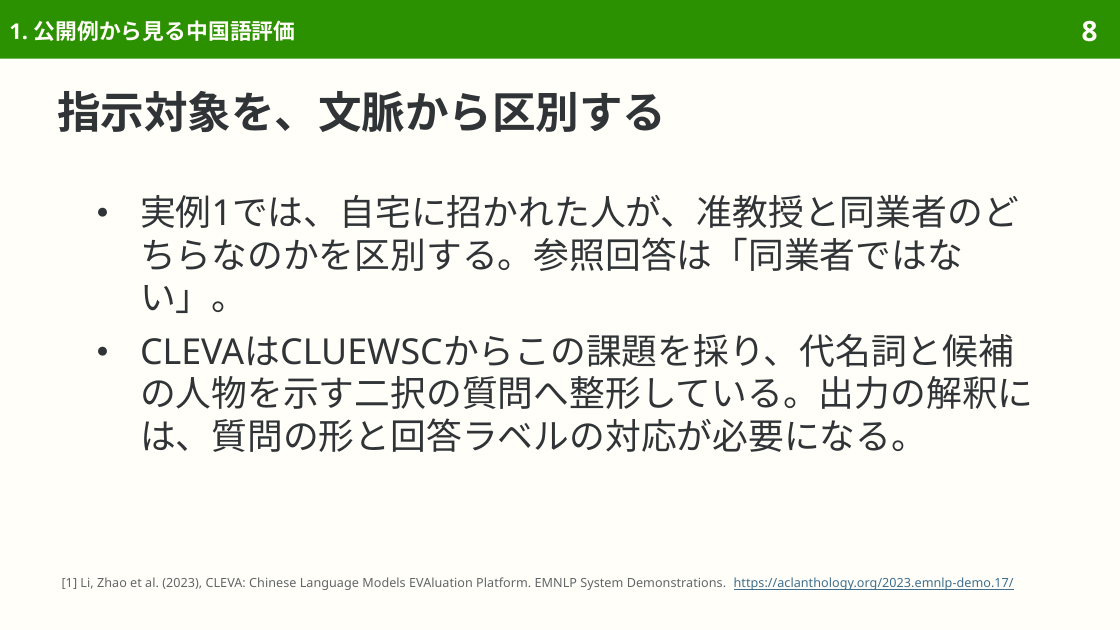
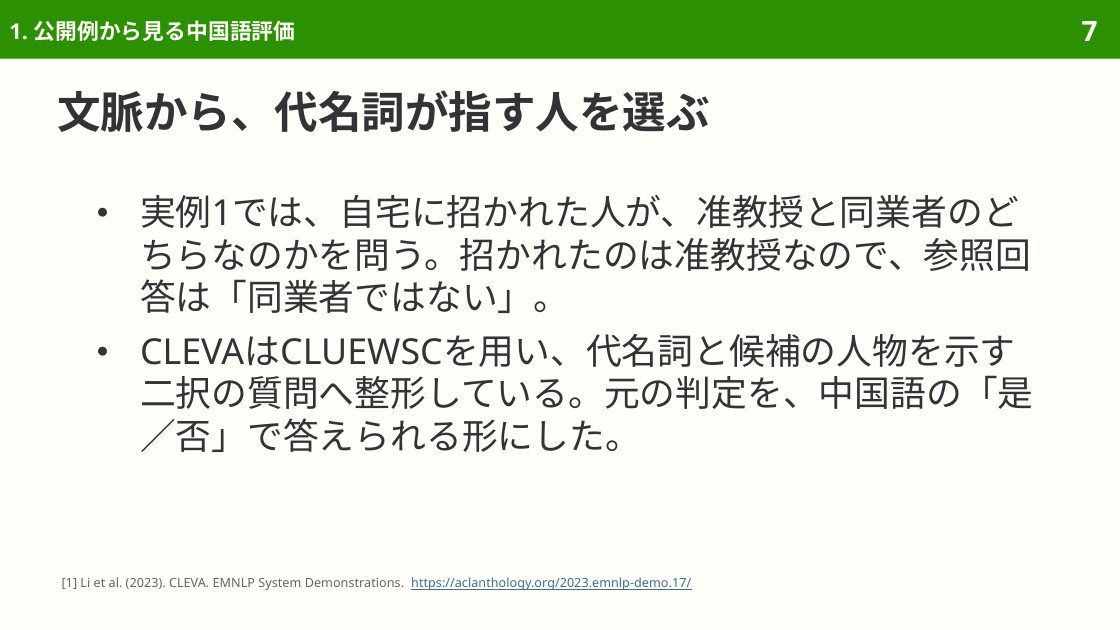
Before and after one commit to sasakiy84/datasets-in-10-minutes, a slide deck: slide 7 of slides/datasets-in-10-minutes-cleva.pptx (slide 8 before the commit). Drawn at 1120x630 pixels with LibreOffice and Linux fonts; fonts in the diff are those of the drawing. Boxes give left, top, right and bottom in pixels: in the first picture for what was removed or moved away, otherwise in the second. Text is boxed around its words. In the diff, an @@ line names an element or a change of style, - is before the commit and + after.

Commit message:
Explain CLEVA evaluation naturally and remove production-level details

```diff
--- a/slides/datasets-in-10-minutes-cleva.pptx
+++ b/slides/datasets-in-10-minutes-cleva.pptx
@@ page number at (x1=1082, y1=21, x2=1098, y2=41): text changed @@
-8
+7
@@ title at (x1=57, y1=90, x2=709, y2=132): text changed @@
-指示対象を、文脈から区別する
+文脈から、代名詞が指す人を選ぶ
@@ text at (x1=140, y1=195, x2=1034, y2=452): text changed @@
-● 実例1では、自宅に招かれた人が、准教授と同業者のどちらなのかを区別する。参照回答は「同業者ではない」。
-● CLEVAはCLUEWSCからこの課題を採り、代名詞と候補の人物を示す二択の質問へ整形している。出力の解釈には、質問の形と回答ラベルの対応が必要になる。
+● 実例1では、自宅に招かれた人が、准教授と同業者のどちらなのかを問う。招かれたのは准教授なので、参照回答は「同業者ではない」。
+● CLEVAはCLUEWSCを用い、代名詞と候補の人物を示す二択の質問へ整形している。元の判定を、中国語の「是／否」で答えられる形にした。
@@ text at (x1=62, y1=577, x2=691, y2=590): text changed @@
-[1] Li, Zhao et al. (2023), CLEVA: Chinese Language Models EVAluation Platform. EMNLP System Demonstrations. https://aclanthology.org/2023.emnlp-demo.17/
+[1] Li et al. (2023). CLEVA. EMNLP System Demonstrations. https://aclanthology.org/2023.emnlp-demo.17/
```
Also in this commit, not shown: 51 other slides changed, 4 slides removed, 40 other files.
